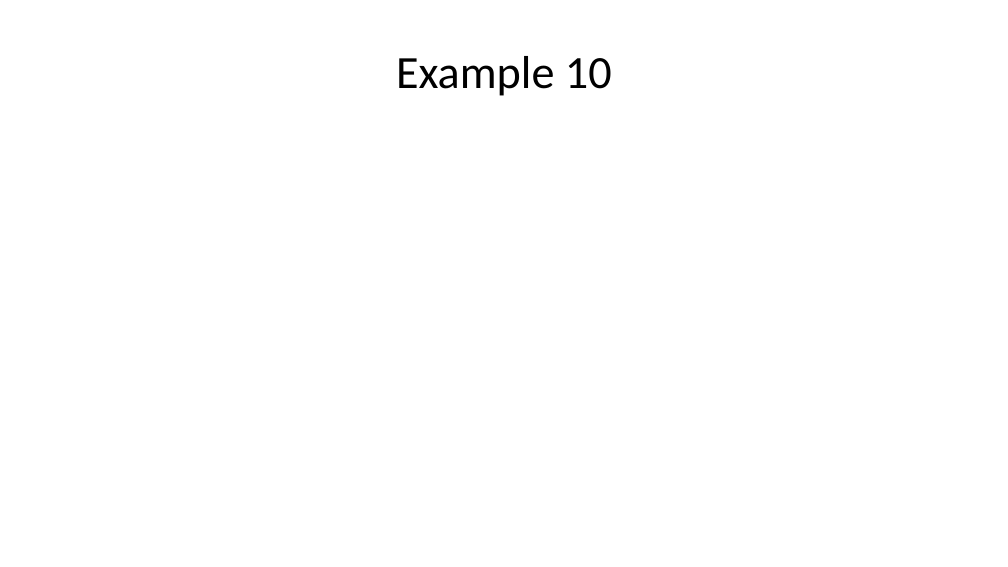
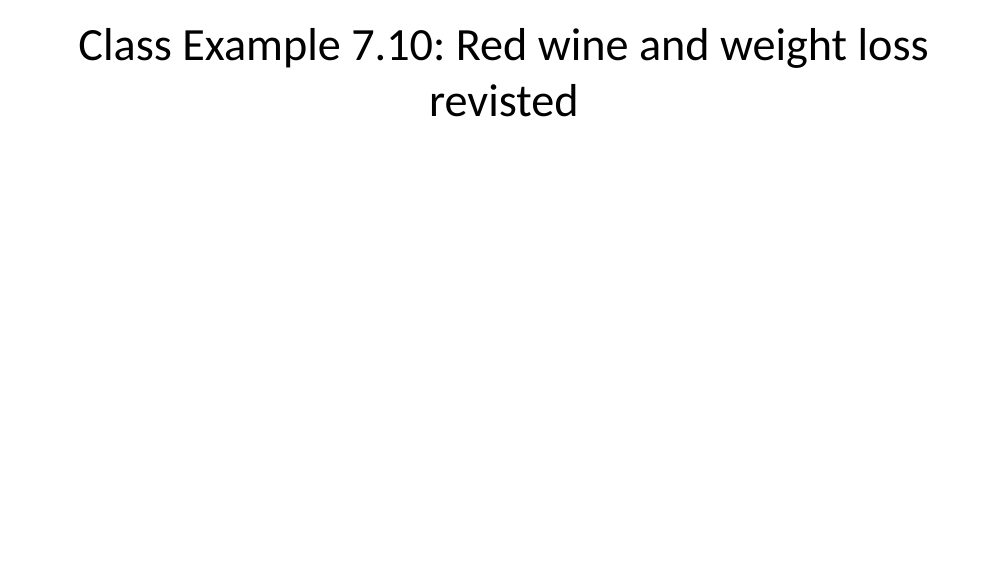
Before and after one commit to DataScienceUWL/DataScienceUWL.github.io, a slide deck: slide 24 of STAT145/resources-2027/randomization/slides.pptx (slide 21 before the commit). Drawn at 1008x567 pixels with LibreOffice and Linux fonts; fonts in the diff are those of the drawing. Boxes give left, top, right and bottom in pixels: in the first picture for what was removed or moved away, otherwise in the second. Text is boxed around its words. In the diff, an @@ line names an element or a change of style, - is before the commit and + after.

```diff
--- a/STAT145/resources-2027/randomization/slides.pptx
+++ b/STAT145/resources-2027/randomization/slides.pptx
@@ title at (78,28,929,117): text changed @@
-Example 10
+Class Example 7.10: Red wine and weight loss revisted
```
Also in this commit, not shown: 13 other slides changed, 3 slides added, 3 slides removed, 12 other files.
